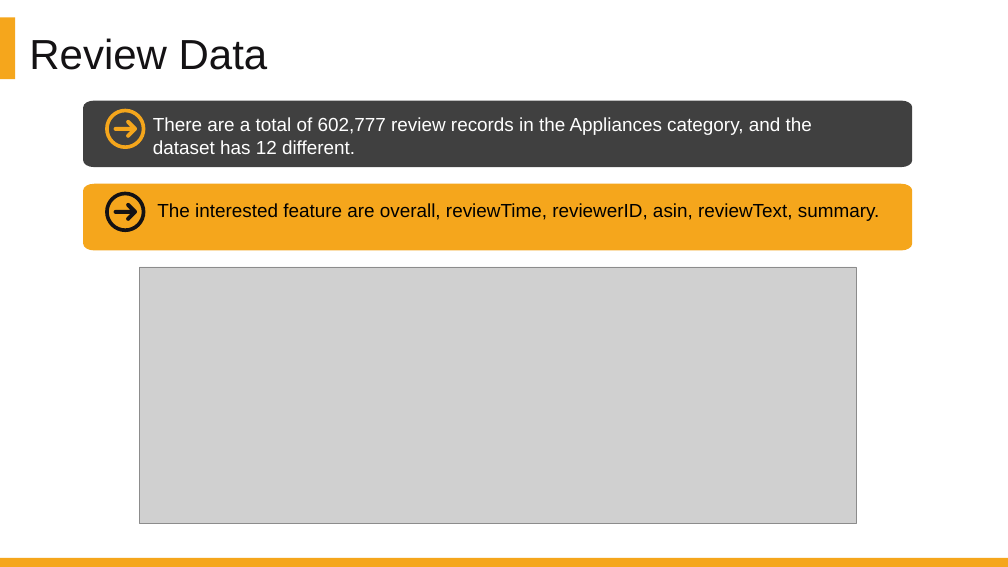
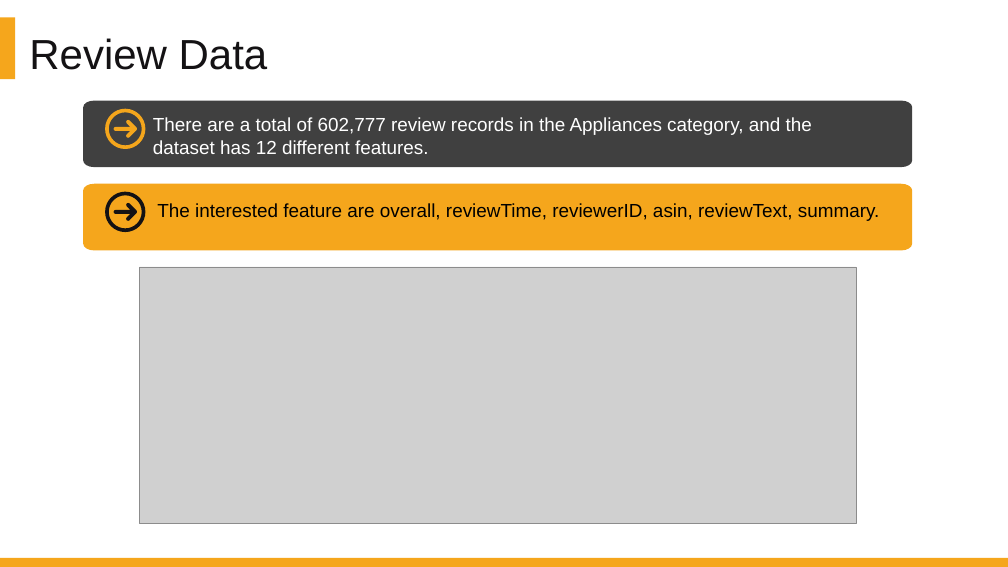
Before and after one commit to DATA-606-SPRING-2022/Jin_DATA606, a slide deck: slide 9 of presentation/Project_Presentation_EDA_v1.1.pptx. Drawn at 1008x567 pixels with LibreOffice and Linux fonts; fonts in the diff are those of the drawing; grey boxes stand for pictures. Boxes give left, top, right and bottom in pixels: in the first picture for what was removed or moved away, otherwise in the second. Text is boxed around its words. In the diff, an @@ line names an element or a change of style, - is before the commit and + after.

```diff
--- a/presentation/Project_Presentation_EDA_v1.1.pptx
+++ b/presentation/Project_Presentation_EDA_v1.1.pptx
@@ text at [153,117,812,154]: text changed @@
-There are a total of 602,777 review records in the Appliances category, and the dataset has 12 different.
+There are a total of 602,777 review records in the Appliances category, and the dataset has 12 different features.
```
Also in this commit, not shown: 1 other file.
